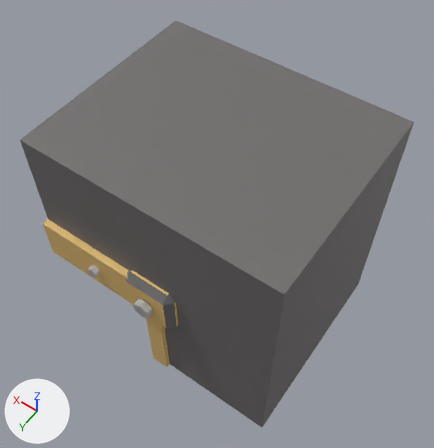
The FBX model Assets/_Project/Art/Models/Kit/CO_Tile_14.fbx: old version first, new version second.
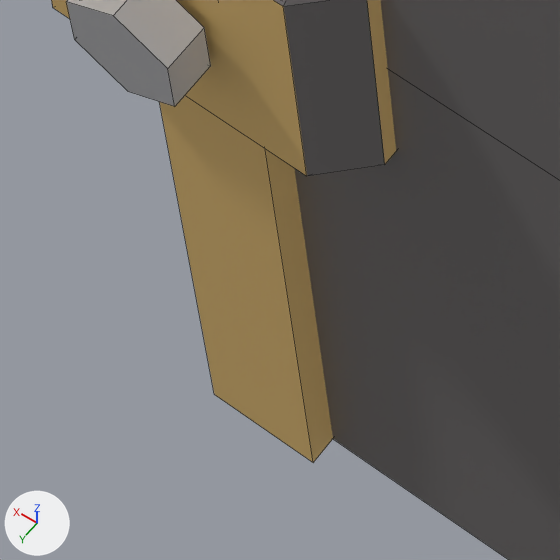
There are two pictures of each version: one whole from a 50 mm camera at (-0.922, 0.857, 2.052) aimed at (0.006, -0.443, 0.009), one close up on the part from 29% to 46% of the width and 68% to 85% of the height. Every picture has the same lights, and +X, +Y and +Z are marked at lower left. The older version's two pictures come first. The close-ups show mesh edges as thin lines. Where no turn or scale is listed for an object, it has been applied to the vertices. Vertices at exactly the same position are counted once.

Before the edit, the objects in view are built like this:
```python
me_co_tile_14_001 = bpy.data.meshes.new('CO_Tile_14.001')
me_co_tile_14_001.from_pydata(...)  # 80 vertices, 70 faces; spans x -0.55..0.55, y -0.94..0.075, z -0.55..0.55
# faces by material slot: [36, 18, 16]
me_co_tile_14_001.materials.append(mat_body_co)  # grey #6f6c6c
me_co_tile_14_001.materials.append(mat_trim_co)  # beige #e5bf76
me_co_tile_14_001.materials.append(mat_metal_co)  # light grey #cbcbce
ob_co_tile_14 = bpy.data.objects.new('CO_Tile_14', me_co_tile_14_001)
ob_co_tile_14.location = (0.0, 0.0, 0.0)
```
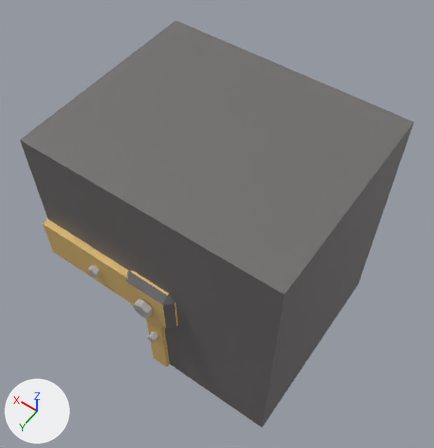
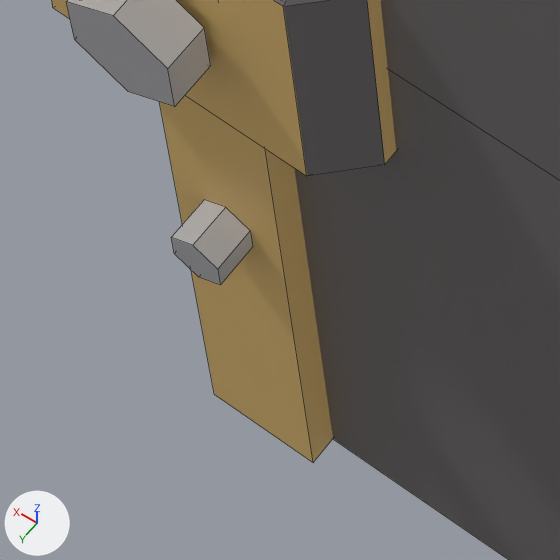
Pixel boxes [x1, y1, x2, y2] of what changed, in the close-ups (560 x 560 px):
part 1 of me_co_tile_14_001, added: after [171, 200, 253, 285]

The change in detail:
me_co_tile_14_001 is used by ob_co_tile_14; location (0.0, 0.0, 0.0).
me_co_tile_14_001 had 80 vertices, 70 faces and spanned x -0.55..0.55, y -0.94..0.075, z -0.55..0.55.
me_co_tile_14_001 now has 92 vertices, 78 faces and spans x -0.55..0.55, y -0.94..0.075, z -0.55..0.55.
me_co_tile_14_001 part 1: a new loose piece, a 6-sided cylinder along y spanning x -0.017..0.017, y 0.02..0.05, z -0.295..-0.255, in mat_metal_co (light grey #cbcbce).
